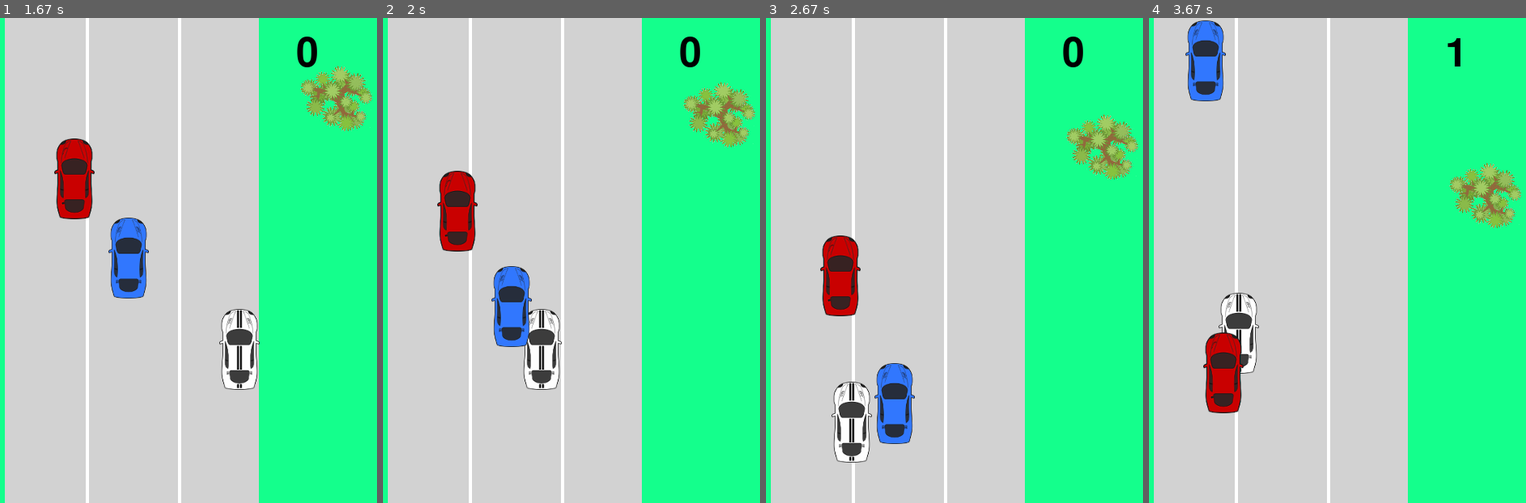
Above: before the commit, frames 1-4 (left to right).
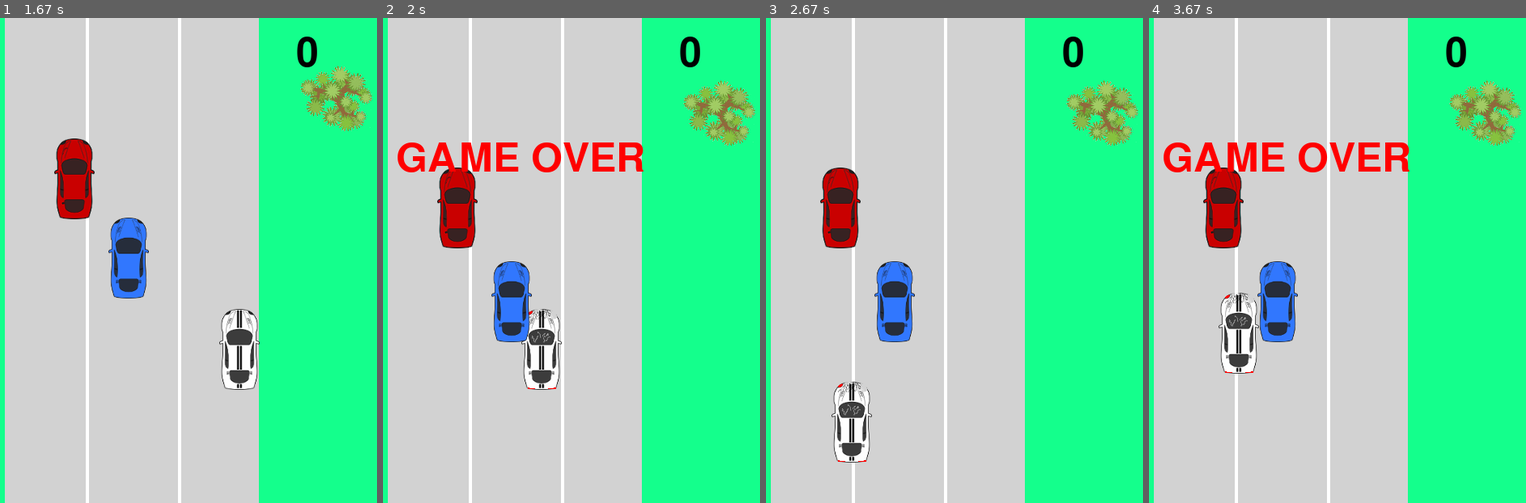
Above: after the commit, the same moments.

Repository: lucasbiel7/pygame
Game: pygame game, started from car_aluno.py
Same seed, same stepped clock (60 frames per second), same inputs: the game is played once before the commit and once after it.
Inputs:
- Up to frame 1 (1.67 s): hold Right 0.33-0.8 s; hold Up 0.83-1.13 s; hold Right 1.17-1.63 s
- Up to frame 2 (2 s): hold Left from 1.67 s (still down)
- Up to frame 3 (2.67 s): release Left at 2.2 s; hold Down 2.23-2.53 s; hold Left from 2.57 s (still down)
- Up to frame 4 (3.67 s): release Left at 2.97 s; hold Up 3-3.37 s; hold Right from 3.4 s (still down)

Frame 1 is identical in both runs. In frame 2, 4.3% of the frame differs, in the area x 3-99%, y 12-77%; in frame 3, 8.3%; in frame 4, 11%, in the area x 3-99%, y 0-82%.

Commit message:
Codificando a parte de colisão dos carrinhos e ajustando para ao colidir para a movimentação tanto dos oponentes quanto do carro principal

Diff:
--- a/car_aluno.py
+++ b/car_aluno.py
@@ -37,7 +37,7 @@
 score = 0
 game_over = "GAME OVER"
 font_score = pygame.font.Font('freesansbold.ttf', 50)
-
+LOSE = False
 # [DONE] carregar as imagens dos carrinhos
 car = pygame.image.load("white_car.png")
 car_opponet_red = pygame.image.load("red_car.png")
@@ -48,7 +48,8 @@
 # iniciar aos carrinhos em uma posição fora da tela.
 oponente_rect_red = car_opponet_red.get_rect()
 oponente_blue_rect = car_opponet_blue.get_rect()
-
+# Lista para verificar colisão
+LISTA_OPONENTES = [oponente_rect_red, oponente_blue_rect]
 # carrega as imagens das árvores, escolhendo-as aleatoriamente. Repare que apenas
 # duas árvores são visíveis na tela a cada instante (não alterar).
 trees_images = []
@@ -155,7 +156,7 @@
 
 # Verifica se o número está entre o outro carro
 def validar_range(numero, inicio, fim):
-    if numero >= inicio and inicio <= fim:
+    if inicio <= numero <= fim:
         return True
     return False
 
@@ -211,14 +212,15 @@
 
 def build_tree_scenario():
     global t1, t2
-    trees_images_rect[t1].move_ip(0, 1)
-    trees_images_rect[t2].move_ip(0, 1)
-    if out_height_screen(trees_images_rect[t1]):
-        t1 = random.randint(0, 2)
-        trees_images_rect[t1].center = (450, -1)
-    if out_height_screen(trees_images_rect[t2]):
-        t2 = random.randint(3, 4)
-        trees_images_rect[t2].center = (410, -1)
+    if not LOSE:
+        trees_images_rect[t1].move_ip(0, 1)
+        trees_images_rect[t2].move_ip(0, 1)
+        if out_height_screen(trees_images_rect[t1]):
+            t1 = random.randint(0, 2)
+            trees_images_rect[t1].center = (450, -1)
+        if out_height_screen(trees_images_rect[t2]):
+            t2 = random.randint(3, 4)
+            trees_images_rect[t2].center = (410, -1)
     # desenha os objetos em posicoes atualizadas (não alterar)
     SCREEN.blit(trees_images[t1], trees_images_rect[t1])
     SCREEN.blit(trees_images[t2], trees_images_rect[t2])
@@ -258,8 +260,9 @@
 
 
 def build_opponents():
-    oponente_rect_red.move_ip(SPEED1[0], SPEED1[1] * (SPEED_LEVEL * LEVEL + 1))
-    oponente_blue_rect.move_ip(SPEED2[0], SPEED2[1] * (SPEED_LEVEL * LEVEL + 1))
+    if not LOSE:
+        oponente_rect_red.move_ip(SPEED1[0], SPEED1[1] * (SPEED_LEVEL * LEVEL + 1))
+        oponente_blue_rect.move_ip(SPEED2[0], SPEED2[1] * (SPEED_LEVEL * LEVEL + 1))
     SCREEN.blit(car_opponet_red, oponente_rect_red)
     SCREEN.blit(car_opponet_blue, oponente_blue_rect)
 
@@ -267,6 +270,26 @@
 def build_score():
     text_surf_p = font_score.render(str(score), True, BLACK)
     SCREEN.blit(text_surf_p, (W_WIDTH - 100, 20))
+
+
+def colisao(meu_carro, oponente):
+    pass
+    if ((validar_range(meu_carro.x, oponente.x, oponente.x + oponente.width) or
+         validar_range(meu_carro.x + meu_carro.width, oponente.x, oponente.x + oponente.width))
+            and
+            (validar_range(meu_carro.y, oponente.y, oponente.y + oponente.height) or
+             validar_range(meu_carro.y + meu_carro.height, oponente.y, oponente.y + oponente.height))
+    ):
+        return True
+    return False
+
+
+def validar_colisao_oponentes():
+    pass
+    for oponente in LISTA_OPONENTES:
+        if colisao(car_rect, oponente):
+            return True
+    return False
 
 
 while True:
@@ -296,14 +319,13 @@
     #
     LEVEL = score / LEVEL_FREQ
 
-    # [TODO] detectar colisao entre o carrinho do jogador e algum carrinho oponente.
+    # [DONE] detectar colisao entre o carrinho do jogador e algum carrinho oponente.
     # Em caso de colisão mostrar a mensagem ''Fim de Jogo'' e carregar a imagem
     # de carrinho batido para o carrinho do jogador.
-    # if()):
-    #    SCREEN.blit(font_score.render(str(game_over), True, RED), (50, W_HEIGHT//4))
-    #    car =
-    #
-
+    if validar_colisao_oponentes():
+        SCREEN.blit(font_score.render(str(game_over), True, RED), (50, W_HEIGHT // 4))
+        car = pygame.image.load("white_car_2.png")
+        LOSE = True
     #
     build_score()
     #
